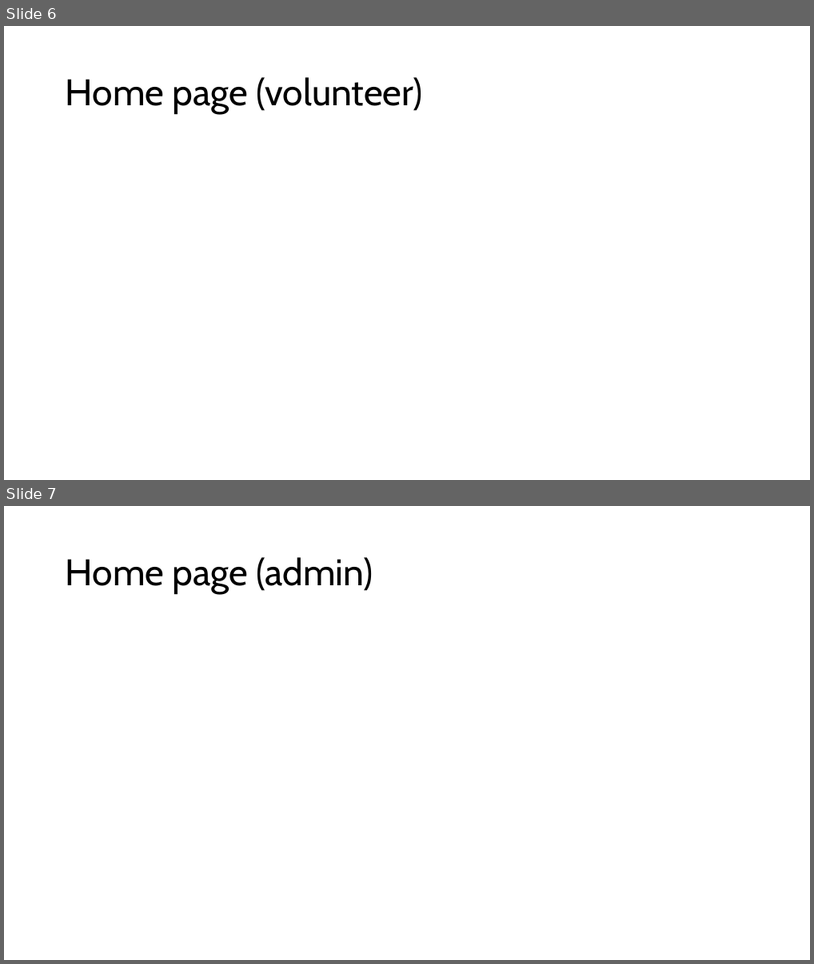
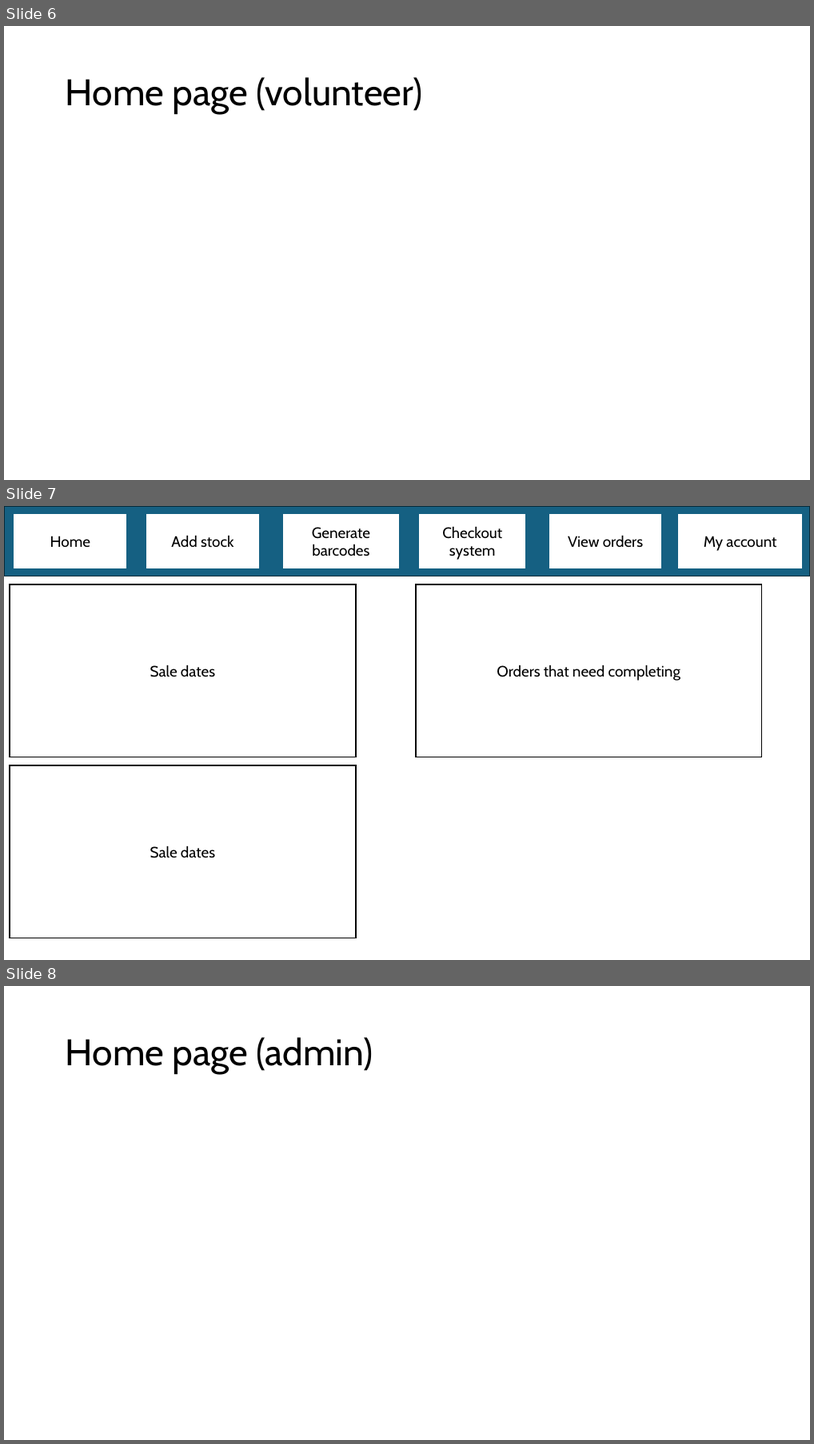
Before and after one commit to programmer647/Coursework, a slide deck: Writeup/Page designs.pptx. Shown one above the other, each under a label of ours: slides 6 and 7 before the commit, slides 6, 7 and 8 after it. The pictures are 814x964 and 814x1444 pixels, drawn with LibreOffice and Linux fonts; fonts in the diff are those of the drawing. Boxes give left, top, right and bottom in pixels: in the first picture for what was removed or moved away, otherwise in the second. Text is boxed around its words. In the diff, an @@ line names an element or a change of style, - is before the commit and + after.

```diff
--- a/Writeup/Page designs.pptx
+++ b/Writeup/Page designs.pptx
@@ slide 7 added at bbox=[4, 506, 810, 960], background #FFFFFF @@
@@ rectangle added at bbox=[4, 506, 810, 576], fill #156082, outline #092A39 1.5 pt @@
@@ rectangle added at bbox=[14, 515, 126, 568], fill #FFFFFF, outline #FFFFFF 1.5 pt, 18 pt, text #000000 @@
+Home
@@ rectangle added at bbox=[147, 515, 258, 568], fill #FFFFFF, outline #FFFFFF 1.5 pt, 18 pt, text #000000 @@
+Add stock
@@ rectangle added at bbox=[283, 515, 399, 568], fill #FFFFFF, outline #FFFFFF 1.5 pt, 18 pt, text #000000 @@
+Generate barcodes
@@ rectangle added at bbox=[420, 515, 526, 568], fill #FFFFFF, outline #FFFFFF 1.5 pt, 18 pt, text #000000 @@
+Checkout system
@@ rectangle added at bbox=[550, 515, 661, 568], fill #FFFFFF, outline #FFFFFF 1.5 pt, 18 pt, text #000000 @@
+View orders
@@ rectangle added at bbox=[680, 515, 802, 568], fill #FFFFFF, outline #FFFFFF 1.5 pt, 18 pt, text #000000 @@
+My account
@@ rectangle added at bbox=[10, 584, 355, 757], fill #FFFFFF, outline #000000 1.5 pt, 18 pt, text #000000 @@
+Sale dates
@@ rectangle added at bbox=[416, 584, 762, 757], fill #FFFFFF, outline #000000 1.5 pt, 18 pt, text #000000 @@
+Orders that need completing
@@ rectangle added at bbox=[10, 765, 355, 938], fill #FFFFFF, outline #000000 1.5 pt, 18 pt, text #000000 @@
+Sale dates
@@ what was slide 7 is now slide 8 @@
```
Also in this commit, not shown: 1 slide changed, 3 other slides added, 2 other files.
